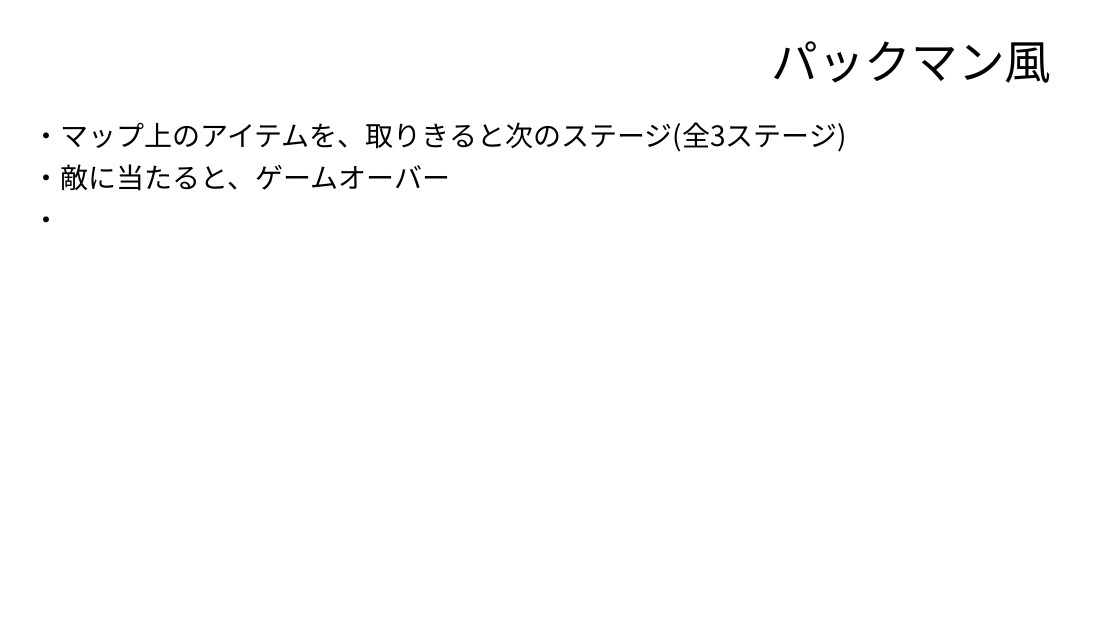
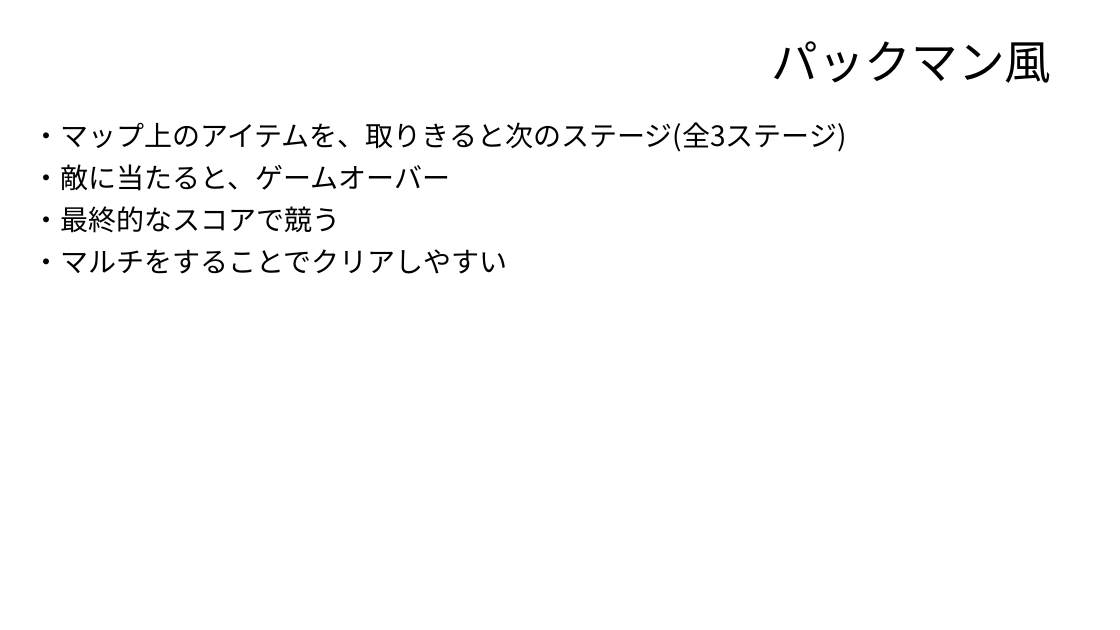
Before and after one commit to Yuito753/C, a slide deck: slide 1 of 企画書.pptx. Drawn at 1120x630 pixels with LibreOffice and Linux fonts; fonts in the diff are those of the drawing. Boxes give left, top, right and bottom in pixels: in the first picture for what was removed or moved away, otherwise in the second. Text is boxed around its words. In the diff, an @@ line names an element or a change of style, - is before the commit and + after.

Commit message:
追加

```diff
--- a/企画書.pptx
+++ b/企画書.pptx
@@ subtitle at box(33, 206, 508, 274): text changed @@
-・
+・最終的なスコアで競う
+・マルチをすることでクリアしやすい
```
